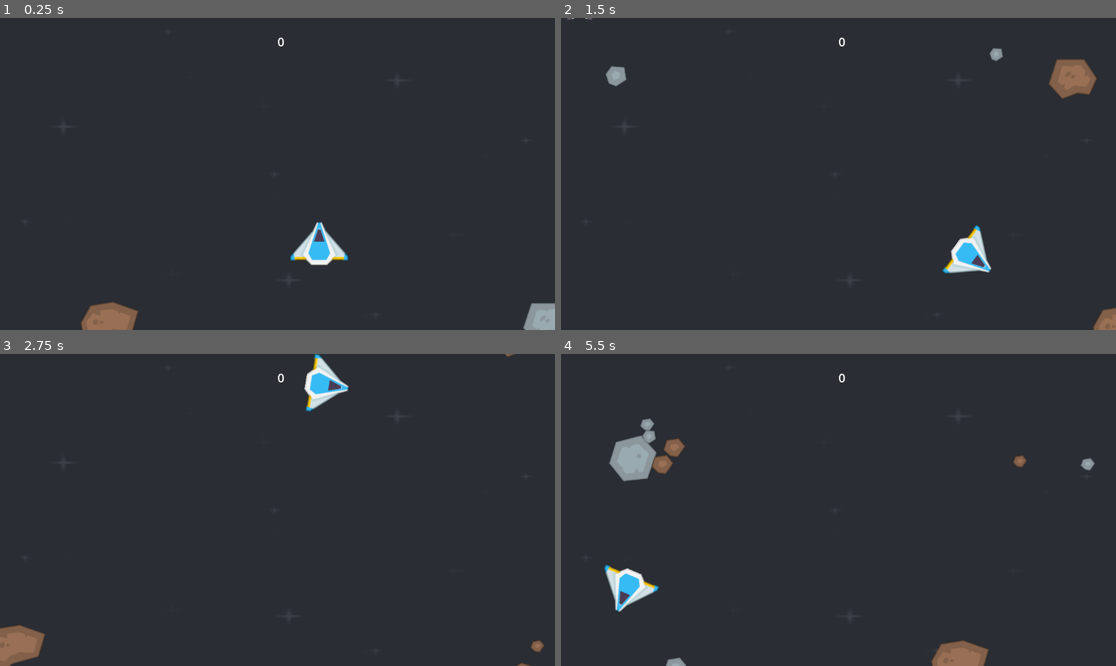
Above: before the commit, frames 1-4 (two rows, left to right).
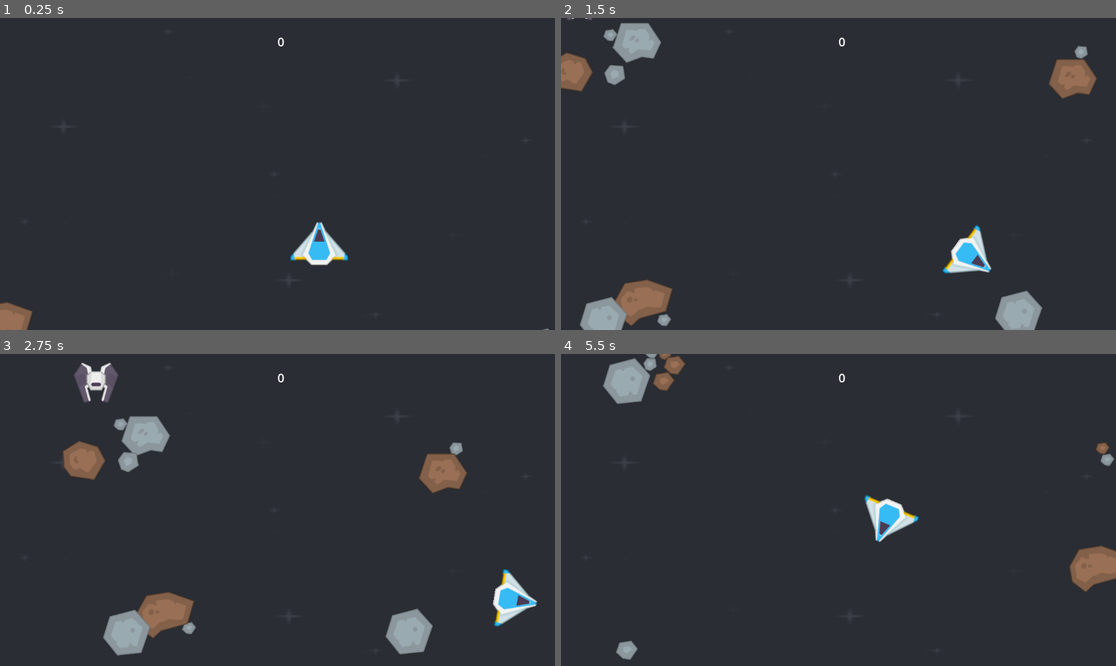
Above: after the commit, the same moments.

Repository: AndyL200/asteroid
Game: Godot game, scene res://Scenes/startingScene.tscn
Same seed, same stepped clock (60 frames per second), same inputs: the game is played once before the commit and once after it.
Inputs:
- Up to frame 1 (0.25 s): no input
- Up to frame 2 (1.5 s): hold D (MoveRight) 0.53-1.28 s; hold Space (Shoot) 0.53-1.28 s; hold S (MoveDown) from 1.28 s (still down); tap Space (Shoot) at 1.35 s
- Up to frame 3 (2.75 s): release S (MoveDown) at 2.03 s; hold D (MoveRight) from 2.03 s (still down); hold Space (Shoot) from 2.03 s (still down)
- Up to frame 4 (5.5 s): release D (MoveRight) at 2.78 s; release Space (Shoot) at 2.78 s; hold W (MoveUp) 2.78-3.53 s; tap Space (Shoot) at 2.85, 4.35 s; hold Space (Shoot) 3.53-4.28 s; hold A (MoveLeft) 3.53-5.03 s; hold S (MoveDown) from 5.03 s (still down); hold Space (Shoot) from 5.03 s (still down)

The runs differ from the first frame. In frame 1, 1.6% of the frame differs, in the area x 0-100%, y 90-100%; in frame 2, 4.4%; in frame 3, 8.6%, in the area x 0-99%, y 0-100%; in frame 4, 6.4%.
Error in both runs: Invalid access to property or key 'global_position' on a base object of type 'null instance'. (res://Scripts/game.gd:124)

Commit message:
curr push

Diff:
--- a/Scenes/dialog_ui.tscn
+++ b/Scenes/dialog_ui.tscn
@@ -14,6 +14,9 @@
 [sub_resource type="Theme" id="Theme_mhfkb"]
 
 [sub_resource type="FontFile" id="FontFile_mhfkb"]
+subpixel_positioning = 0
+msdf_pixel_range = 14
+msdf_size = 128
 cache/0/16/0/ascent = 0.0
 cache/0/16/0/descent = 0.0
 cache/0/16/0/underline_position = 0.0
--- a/Scenes/enemy_black_1_scene.tscn
+++ b/Scenes/enemy_black_1_scene.tscn
@@ -26,3 +26,5 @@
 
 [node name="CollisionShape2D" type="CollisionShape2D" parent="."]
 shape = SubResource("CapsuleShape2D_3gxh8")
+
+[node name="bullet_position" type="Node2D" parent="."]
--- a/Scripts/asteroids.gd
+++ b/Scripts/asteroids.gd
@@ -48,6 +48,7 @@
 var speed := 150
 signal strikeout(body : CharacterBody2D)
 
+
 # Called when the node enters the scene tree for the first time.
 func _ready() -> void:
 	var type = $Container.get_child(0)
@@ -92,7 +93,10 @@
 	if(position.x > screen_ends.x or position.y > screen_ends.y or position.x < screen_position.x or position.y < screen_position.y):
 		if strikeTime.is_stopped():
 			strikeTime.start()
-	move_and_slide()
+
+	var collide = move_and_collide(velocity * delta)
+	if collide and collide.get_collider().has_method("_hit_method"):
+		strikeout.emit(self)
 	pass
 
 
--- a/Scripts/bullet_script.gd
+++ b/Scripts/bullet_script.gd
@@ -4,10 +4,12 @@
 var direction
 var pos : Vector2
 var dir : float
-var speed := 650
+var speed := 450
 var slow := 2
 signal motion_end(body : CharacterBody2D)
 
+func _hit_method():
+	pass
 func _ready()->void:
 	global_position = pos
 	global_rotation = dir
@@ -15,8 +17,8 @@
 	$AnimatedSprite2D.play()
 	pass
 func _physics_process(delta: float) -> void:
-	velocity -= Vector2(delta,delta) * slow
-	move_and_slide()
-	if(velocity.length() < 350):
+	velocity -= Vector2(delta,delta)
+	move_and_collide(velocity * delta)
+	if(velocity.length() < 150):
 		motion_end.emit(self)
 	pass
--- a/Scripts/enemy_script.gd
+++ b/Scripts/enemy_script.gd
@@ -9,6 +9,7 @@
 var speed := 150
 var player_position : Vector2
 signal death(body : CharacterBody2D)
+signal firing(body : CharacterBody2D)
 
 func _ready()->void:
 	var upper_bound = Vector2(screen_ends.x, screen_ends.y)
@@ -19,7 +20,11 @@
 	position = poss
 
 
-func _process(delta: float) -> void:
-	velocity = (player_position - position).normalized() * speed
-	move_and_slide()
+func _physics_process(delta: float) -> void:
+	if ((player_position - position).length() > 100):
+		velocity = (player_position - position).normalized() * speed
+	else:
+		velocity = Vector2.ZERO
+		firing.emit(self, $bullet_position)
+	move_and_collide(velocity * delta)
 	pass
--- a/Scripts/game.gd
+++ b/Scripts/game.gd
@@ -53,6 +53,7 @@
 	var enemy : CharacterBody2D = enemy_scene.instantiate()
 	enemy.player_position = player.position
 	enemy.death.connect(Callable(self, "remove_enemy"))
+	enemy.firing.connect(Callable(self, "on_enemy_ship_firing"))
 	enemy_current += 1
 	$Enemies.add_child(enemy)
 func remove_enemy(enemy : Node2D):
@@ -118,7 +119,6 @@
 	bullet.queue_free()
 
 func _on_space_ship_firing(body : CharacterBody2D, shoot : Node2D) -> void:
-	print(body.rotation * 180/PI)
 	var bullet = bullet_scene.instantiate()
 	bullet.dir = body.global_rotation
 	bullet.pos = shoot.global_position
@@ -126,3 +126,11 @@
 	bullet.motion_end.connect(Callable(self, "bullet_stopped"))
 	$Bullets.add_child(bullet)
 	pass # Replace with function body.
+
+func _on_enemy_ship_firing(body : CharacterBody2D, shoot : Node2D):
+	var bullet = bullet_scene.instantiate()
+	bullet.dir = body.global_rotation
+	bullet.pos = shoot.global_position
+	bullet.motion_end.connect(Callable(self, "bullet_stopped"))
+	$Bullets.add_child(bullet)
+	pass
--- a/Scripts/space_ship.gd
+++ b/Scripts/space_ship.gd
@@ -5,12 +5,14 @@
 var screen_ends : Vector2
 signal outOfBounds(player : CharacterBody2D)
 signal firing(body : CharacterBody2D, shootingPosition : Node2D)
+signal death
 
 var max_speed: float = 300.0
 var acceleration: float = 600.0
 var friction: float = 200.0
 var turn_speed: float = 3.0
 var orientation_offset_deg: float = 90.0
+var health := 3
 
 func _ready() -> void:
 	screen_size = get_viewport_rect()
@@ -39,3 +41,9 @@
 		firing.emit(self, $Pellet)
 
 	move_and_slide()
+	for i in get_slide_collision_count():
+		var collide = get_slide_collision(i)
+		if collide.get_collider() is CharacterBody2D:
+			health -= 1
+			if health == 0:
+				death.emit()
